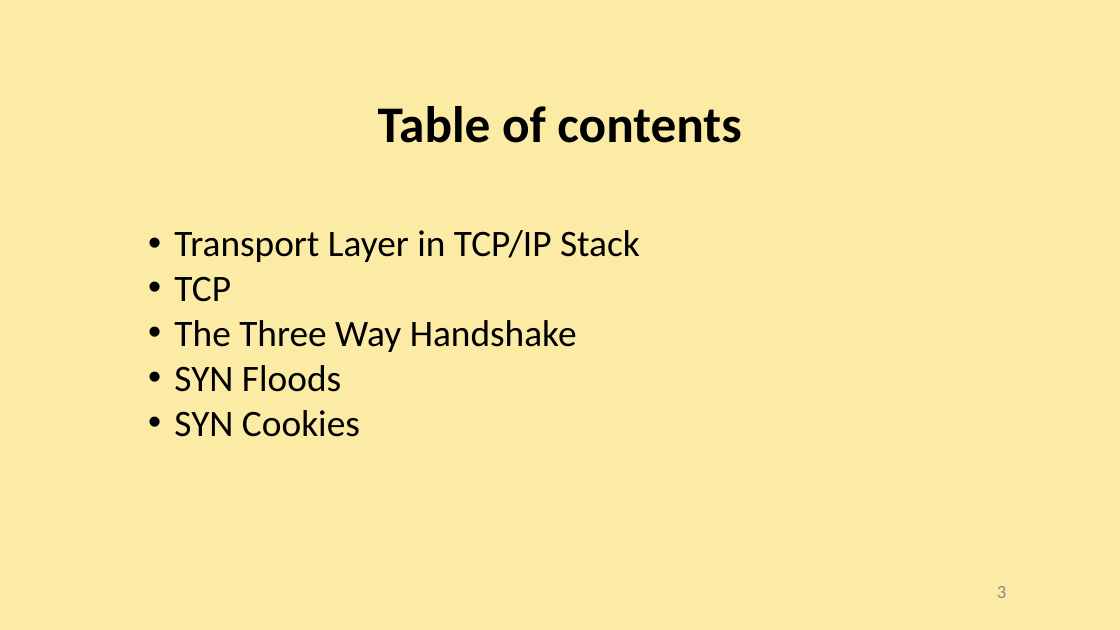
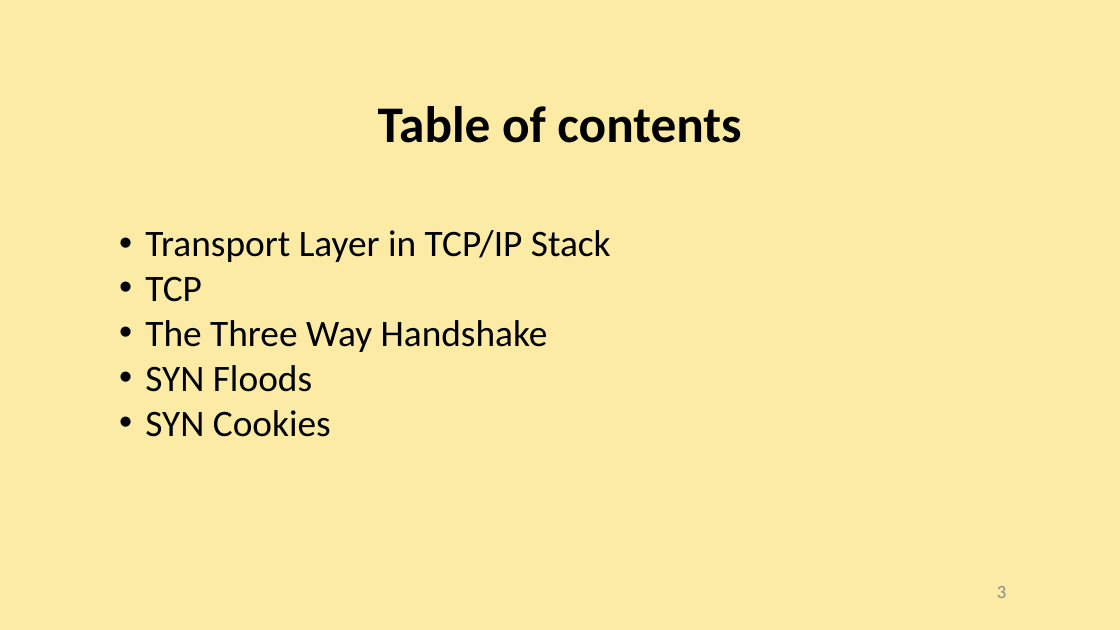
Before and after one commit to AliGhaffarian/university_thingies, a slide deck: slide 3 of research_and_presentation/Transport Layer, TCP and Floods/presentation_slides/Transport Layer, TCP and Floods.pptx. Drawn at 1120x630 pixels with LibreOffice and Linux fonts; fonts in the diff are those of the drawing. Boxes give left, top, right and bottom in pixels: in the first picture for what was removed or moved away, otherwise in the second. Text is boxed around its words. In the diff, an @@ line names an element or a change of style, - is before the commit and + after.

```diff
--- a/research_and_presentation/Transport Layer, TCP and Floods/presentation_slides/Transport Layer, TCP and Floods.pptx
+++ b/research_and_presentation/Transport Layer, TCP and Floods/presentation_slides/Transport Layer, TCP and Floods.pptx
@@ text "Transport Layer in TCP/IP Stack": place and size @@
-text "Transport Layer in TCP/IP Stack" at [174, 230, 640, 437]
+text "Transport Layer in TCP/IP Stack" at [145, 230, 611, 437]
```
Also in this commit, not shown: 21 other slides changed, 1 other file.
